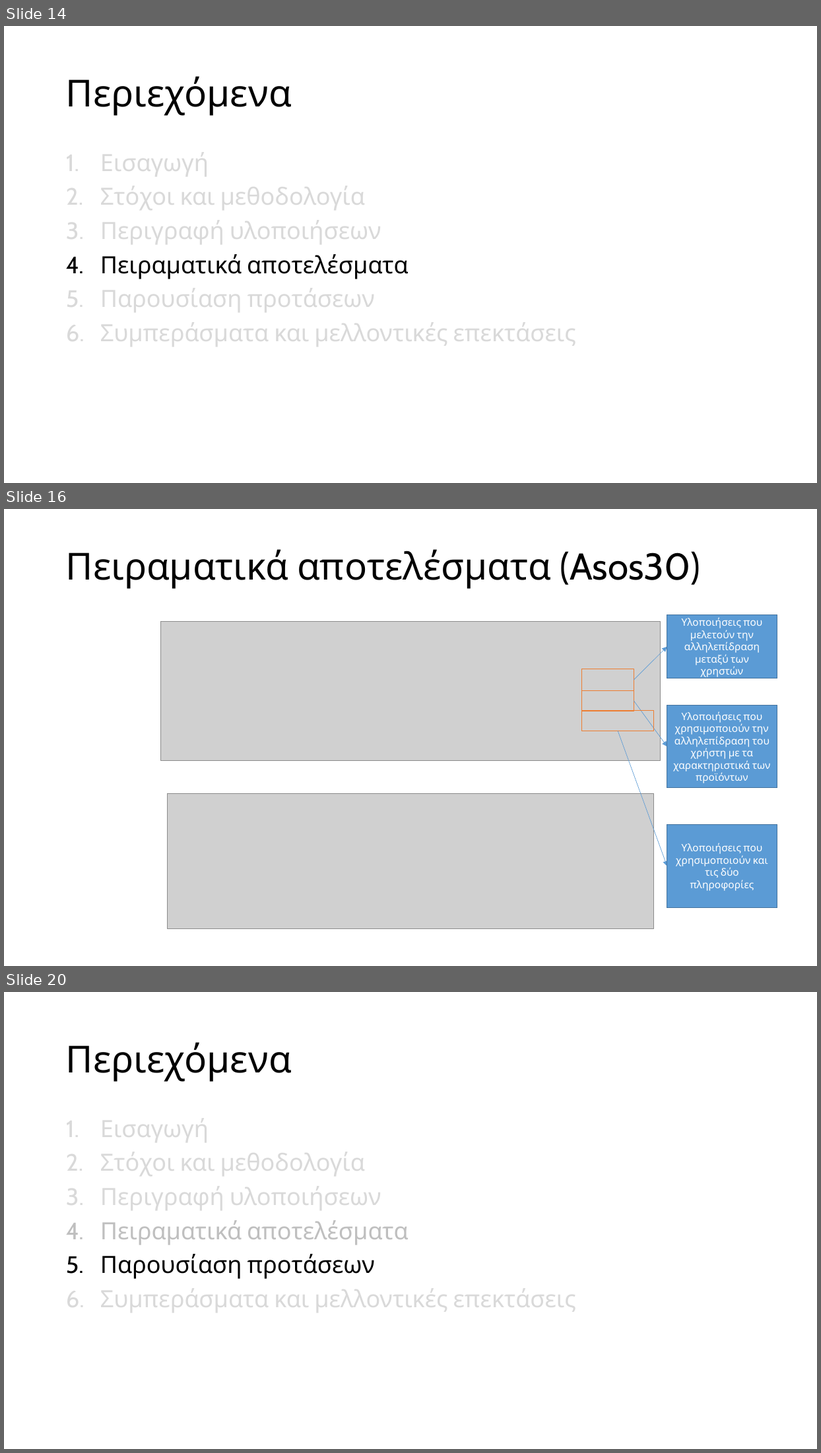
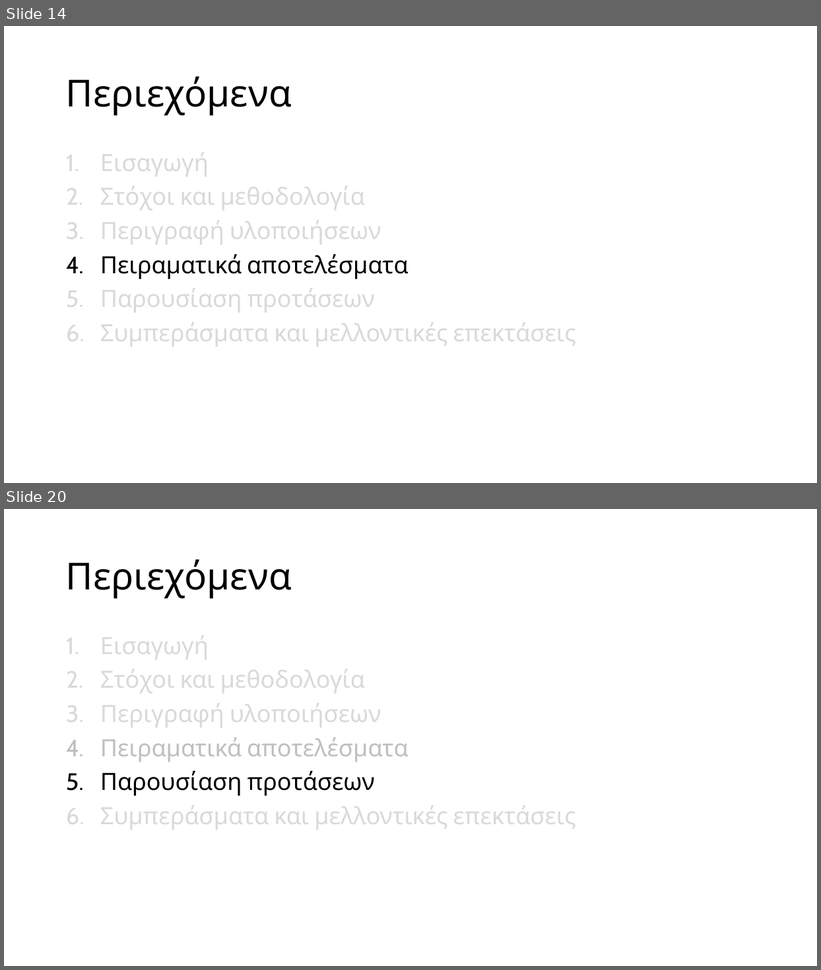
Before and after one commit to mpountou/General-Recommendation-Engine, a slide deck: παρουσίαση.pptx. Shown one above the other, each under a label of ours: slides 14, 16 and 20 before the commit, slides 14 and 20 after it; the slides between them are not shown. The pictures are 821x1453 and 821x970 pixels, drawn with LibreOffice and Linux fonts; fonts in the diff are those of the drawing; grey boxes stand for pictures. Boxes give left, top, right and bottom in pixels: in the first picture for what was removed or moved away, otherwise in the second. Text is boxed around its words. In the diff, an @@ line names an element or a change of style, - is before the commit and + after.

```diff
--- a/παρουσίαση.pptx
+++ b/παρουσίαση.pptx
@@ slide 16 removed at bbox=[4, 509, 817, 966], background #FFFFFF @@
@@ title removed at bbox=[66, 549, 701, 589] @@
-Πειραματικά αποτελέσματα (Asos30)
@@ picture removed at bbox=[161, 622, 661, 761] @@
@@ rectangle removed at bbox=[667, 615, 777, 679] @@
-Υλοποιήσεις που μελετούν την αλληλεπίδραση μεταξύ των χρηστών
@@ arrow removed from (634, 680) to (667, 647) @@
@@ rectangle removed at bbox=[582, 669, 634, 691] @@
@@ rectangle removed at bbox=[582, 691, 634, 711] @@
@@ arrow removed from (634, 701) to (667, 747) @@
@@ rectangle removed at bbox=[667, 706, 777, 788] @@
-Υλοποιήσεις που χρησιμοποιούν την αλληλεπίδραση του χρήστη με τα χαρακτηριστικά των προϊόντων
@@ rectangle removed at bbox=[582, 711, 654, 731] @@
@@ arrow removed from (618, 731) to (667, 867) @@
@@ picture removed at bbox=[168, 794, 654, 929] @@
@@ rectangle removed at bbox=[667, 825, 777, 908] @@
-Υλοποιήσεις που χρησιμοποιούν και τις δύο πληροφορίες
```
Also in this commit, not shown: 13 slides changed, 1 slide added, 1 other file.
